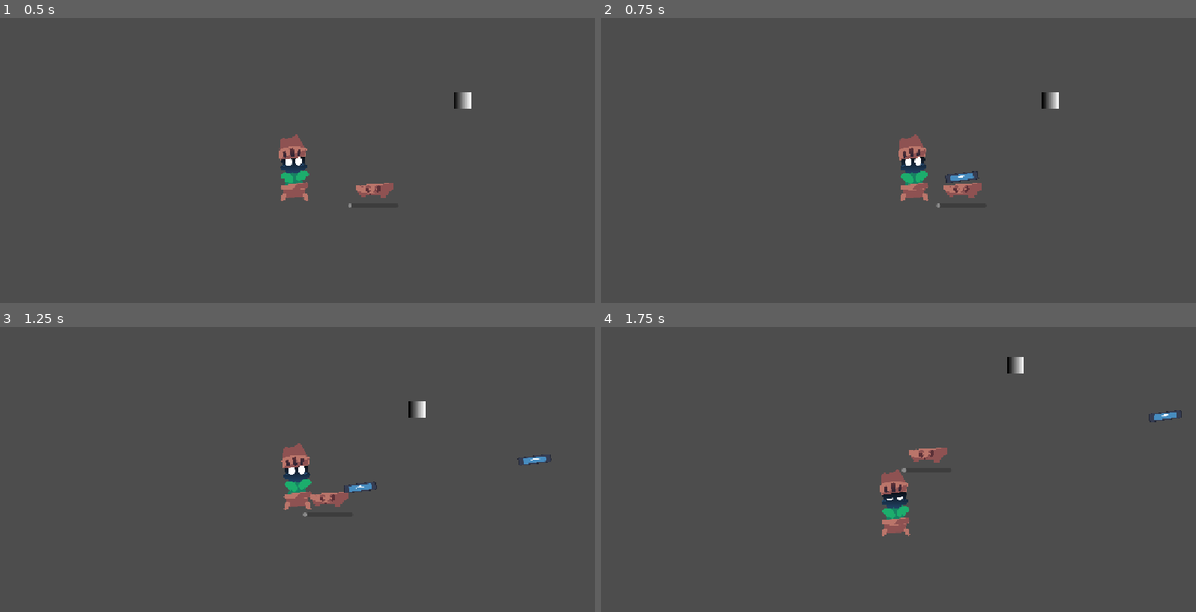
Above: before the commit, frames 1-4 (two rows, left to right).
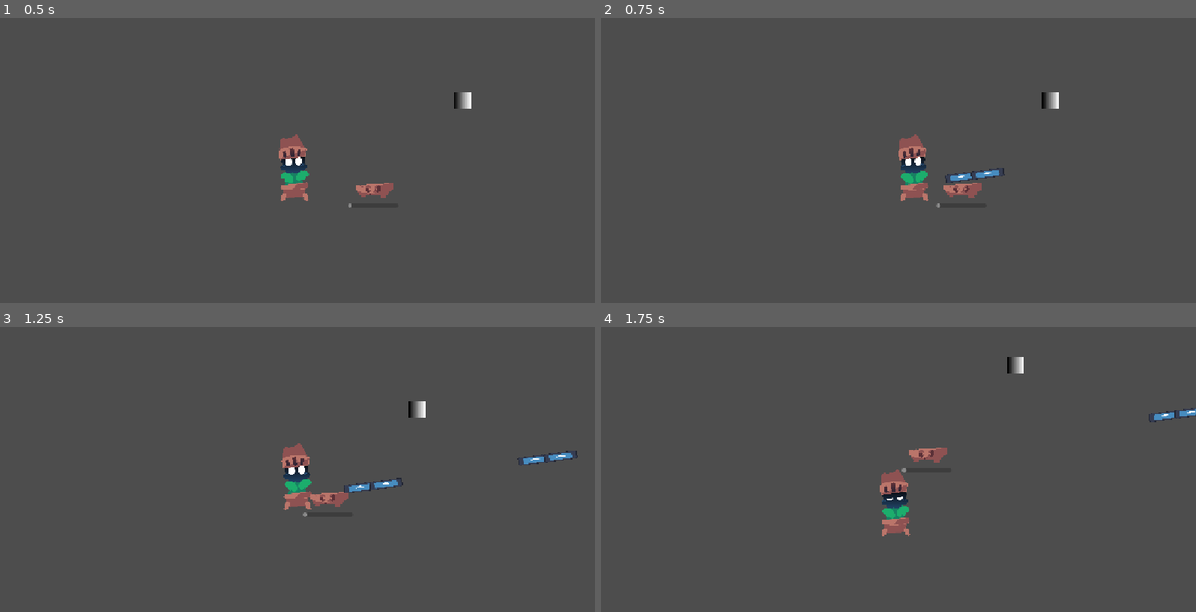
Above: after the commit, the same moments.

Repository: INV-matt/GMTK-Game-Jam-2026
Game: Godot game, scene res://debug/debug_world.tscn
Two runs of this game, one before a commit and one after it. Both use one fixed random seed, a clock stepped at 60 frames per second and the inputs below. The engine's default icon, where the game draws it, is replaced by a stand-in: a white triangle on a blue panel in a dark square.
Inputs (mouse positions are in pixels of both pictures, inside the frame that each line leads up to):
- Up to frame 1 (0.5 s): no input
- Up to frame 2 (0.75 s): tap Enter at 0.5 s; move the mouse to (1029, 169) at 0.52 s; press the mouse at (1029, 169) at 0.53 s; hold D (move_right) from 0.53 s (still down)
- Up to frame 3 (1.25 s): keep holding D (move_right)
- Up to frame 4 (1.75 s): move the mouse to (773, 512) at 1.27 s; release D (move_right) at 1.28 s; release the mouse at (773, 512) at 1.28 s; hold S (move_down) from 1.28 s (still down); click (773, 512) at 1.35 s

Frame 1 is identical in both runs. In frame 2, 0.1% of the frame differs, in the area x 62-68%, y 52-57%; in frame 3, 0.2%, in the area x 62-98%, y 43-58%; in frame 4, less than 0.1%.

Commit message:
Added lifetime to hitbox

Diff:
--- a/abilities/ability.gd
+++ b/abilities/ability.gd
@@ -6,7 +6,7 @@
 @export_multiline() var description: String
 @export var icon: Texture2D
 
-var plant_stage: int = 1
+var plant_stage: int = 2
 
 var is_ready: bool = true
 
--- a/components/dmg_hitbox.gd
+++ b/components/dmg_hitbox.gd
@@ -25,9 +25,7 @@
   pierced += 1
 
   if pierced > piercing and piercing >= 0:
-    if shape:
-      shape.set_deferred("disabled", true)
-    expired.emit()
+    expire()
 
   if !hp_comp:
     push_error("Could not find health component on node %s" % parent)
--- a/components/hitbox.gd
+++ b/components/hitbox.gd
@@ -12,6 +12,7 @@
 @export var team: Teams = Teams.Player
 @export var iframe_group: String = ""
 @export var iframe_length: float = .5
+@export var lifetime: float = 5
 
 var attacker: Node
 
@@ -19,6 +20,13 @@
 var shape: CollisionShape2D
 
 func _ready() -> void:
+  if !Engine.is_editor_hint() and lifetime > 0:
+    var t: Timer = Timer.new()
+    t.autostart = true
+    t.wait_time = lifetime
+    t.timeout.connect(expired.emit)
+    add_child(t)
+
   if iframe_group == "":
     iframe_group = str(get_instance_id())
 
@@ -37,6 +45,11 @@
 signal expired
 signal hit(what: Hurtbox)
 
+func expire():
+  if shape:
+    shape.set_deferred("disabled", true)
+  expired.emit()
+
 func _process(_delta: float) -> void:
   collision_mask = team
 
